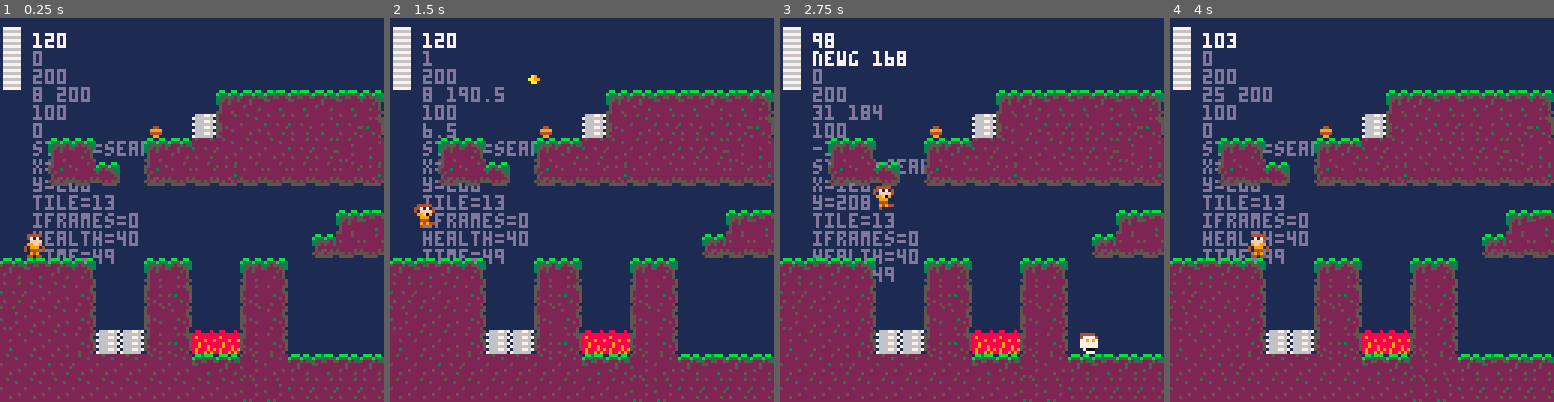
Above: before the commit, frames 1-4 (left to right).
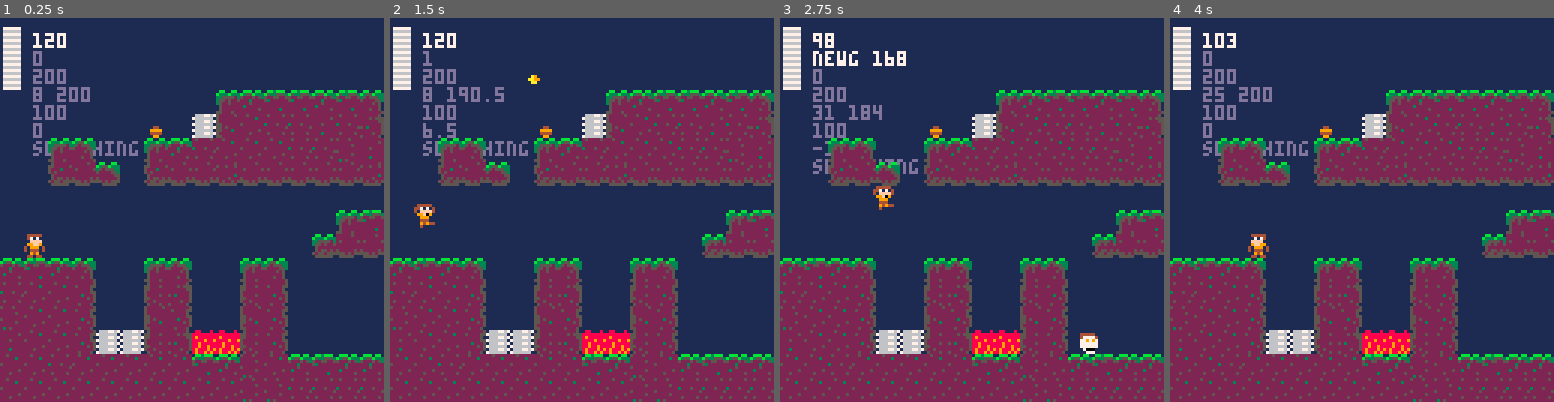
Above: after the commit, the same moments.

Repository: RicoP/picowiese
Game: PICO-8 cartridge mmm.p8
The game is run twice, just before and just after one commit, with the same random seed, the same clock (stepped at 60 frames per second) and the same inputs.
Inputs:
- Up to frame 1 (0.25 s): no input
- Up to frame 2 (1.5 s): tap X (X key) at 0.33, 1.07 s; tap O (Z key) at 0.7 s
- Up to frame 3 (2.75 s): hold Right 1.6-2.1 s; tap O (Z key) at 1.7, 2.1, 2.5 s; tap X (X key) at 1.85 s; hold Up 2.15-2.42 s; hold Right from 2.47 s (still down)
- Up to frame 4 (4 s): tap O (Z key) at 2.9, 3.3, 3.7 s; tap X (X key) at 2.97 s; release Right at 3.03 s; hold Left 3.08-3.58 s; hold Down 3.63-3.97 s

The runs differ from the first frame. In frame 1, 2.1% of the frame differs, in the area x 8-38%, y 32-65%; in frame 2, 2.1%; in frame 3, 2.1%; in frame 4, 2.1%.

Commit message:
new colors

Diff:
--- a/mmm.p8
+++ b/mmm.p8
@@ -169,9 +169,7 @@
 
  for e in all(enemies) do
   if e.tile == tile_turret then
-   for k,v in pairs(e) do
-    print(k .. "=" .. v)
-   end
+   print(e.state)
   end
  end
 
@@ -230,8 +228,8 @@
 
 -->8
 -- logic
-function next_row(tile)
- return tile + 16
+function next_row(tile, row)
+ return tile + (16*row)
 end
 
 function select_level(l)
@@ -534,7 +532,7 @@
  end
 
  if btn(❎) then
-  p_frame = next_row(p_frame)
+  p_frame = next_row(p_frame,1)
  end
 
  if p.stuned > 0 then
@@ -610,7 +608,6 @@
  print(abs(p.x-e.x))
  if abs(p.x-e.x) < range and p.y>=e.y then
   s = turret_in(s)
-  print("in")
  else
   s = turret_out(s)
  end
@@ -637,13 +634,16 @@
  end
  if s == "spotted" then
   hz *= 2
+  t = next_row(t, 1)
   --if g_frame /
  end
  if s == "attacking" then
   hz *= 2
+  t = next_row(t, 2)
   e.time = turret_cooldown
  end
  if s == "waiting" then
+  t = next_row(t, 3)
  end
 
 
Not shown, changed: 19 lines of the sprite sheet (__gfx__) section of mmm.p8
